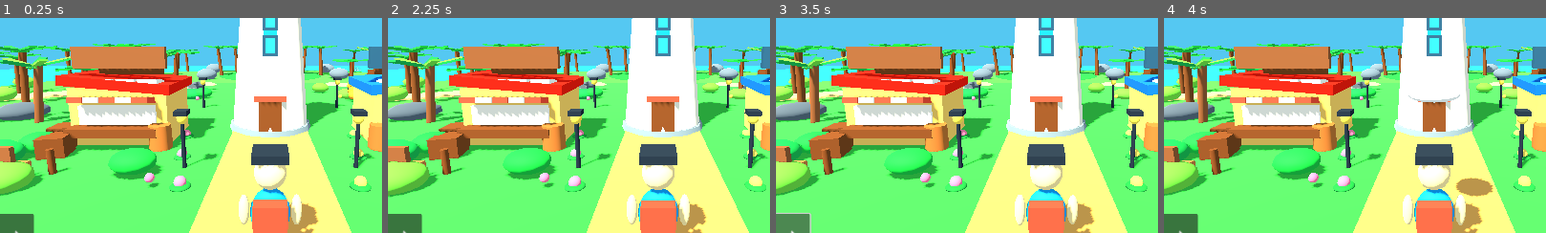
Above: before the commit, frames 1-4 (left to right).
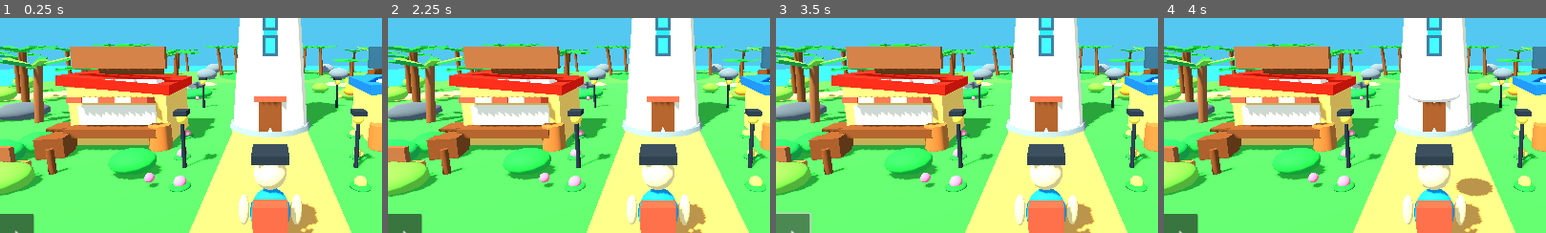
Above: after the commit, the same moments.

Repository: ksotik22/Catch-a-Mutant
Game: Godot game, scene res://scenes/main.tscn
Same seed, same stepped clock (60 frames per second), same inputs: the game is played once before the commit and once after it.
Inputs:
- Up to frame 1 (0.25 s): no input
- Up to frame 2 (2.25 s): click "↑" at 0.5 s; click "↓" at 1.25 s; click "←" at 2 s
- Up to frame 3 (3.5 s): click "→" at 2.75 s
- Up to frame 4 (4 s): click "СЕТЬ" at 3.5 s
The pictures show only the part of the screen within x 15-65%, y 32-82%; the shares and areas given below are measured in that part.

The runs differ from the first frame. In frame 1, 0.1% of the frame differs, in the area x 89-95%, y 23-40%; in frame 2, 0.2%, in the area x 90-94%, y 27-39%; in frame 3, 0.1%; in frame 4, 0.1%.
Error after the commit: Parse Error: Cannot infer the type of "flee_bonus" variable because the value doesn't have a set type. (res://scripts/creature.gd:154)

Commit message:
Add fleeing AI mutations and zone bonuses

Diff:
--- a/scripts/creature.gd
+++ b/scripts/creature.gd
@@ -12,19 +12,28 @@
 var rarity_name := "Обычный"
 var rarity_multiplier: int = 1
 var rarity_color := Color("e8e8e8")
+var mutation_name := ""
+var mutation_multiplier: int = 1
+var mutation_color := Color.WHITE
+var zone_multiplier: int = 1
+var zone_name := "Центр"
 var name_label: Label3D
+var player: CharacterBody3D
 
 func _ready() -> void:
     collision_layer = 4
     collision_mask = 1
     origin = global_position
+    player = get_tree().current_scene.get_node_or_null("Player") as CharacterBody3D
     _upgrade_collision()
     _ensure_name_label()
+    _detect_zone()
     _roll_rarity()
+    _roll_mutation()
+    _update_name_label()
     _pick_target()
 
 func _upgrade_collision() -> void:
-    # Also enlarges the original Cat Loaf hitbox from main.tscn.
     var collision := get_node_or_null("Collision") as CollisionShape3D
     if collision != null:
         var shape := CapsuleShape3D.new()
@@ -45,10 +54,26 @@
     name_label.billboard = BaseMaterial3D.BILLBOARD_ENABLED
     name_label.no_depth_test = false
     name_label.fixed_size = false
-    name_label.pixel_size = 0.0032
+    name_label.pixel_size = 0.0027
+
+func _detect_zone() -> void:
+    var p := origin
+    if p.z < -23.0:
+        zone_name = "Руины"
+        zone_multiplier = 3
+    elif p.x > 14.0:
+        zone_name = "Скалы"
+        zone_multiplier = 2
+    elif p.x < -14.0:
+        zone_name = "Джунгли"
+        zone_multiplier = 2
+    else:
+        zone_name = "Центр"
+        zone_multiplier = 1
 
 func _roll_rarity() -> void:
-    var roll := randf() * 100.0
+    var bonus := float(zone_multiplier - 1) * 5.0
+    var roll := randf() * 100.0 - bonus
     if roll < 1.0:
         rarity_name = "Мифический"
         rarity_multiplier = 15
@@ -69,17 +94,44 @@
         rarity_name = "Обычный"
         rarity_multiplier = 1
         rarity_color = Color("e8e8e8")
-    _update_name_label()
+
+func _roll_mutation() -> void:
+    mutation_name = ""
+    mutation_multiplier = 1
+    mutation_color = Color.WHITE
+    var roll := randf() * 100.0
+    if roll < 2.0:
+        mutation_name = "Электро"
+        mutation_multiplier = 5
+        mutation_color = Color("62dfff")
+    elif roll < 6.0:
+        mutation_name = "Огненный"
+        mutation_multiplier = 3
+        mutation_color = Color("ff7043")
+    elif roll < 14.0:
+        mutation_name = "Золотой"
+        mutation_multiplier = 2
+        mutation_color = Color("ffd84a")
+    _apply_mutation_visual()
+
+func _apply_mutation_visual() -> void:
+    if mutation_name.is_empty():
+        return
+    for child in get_children():
+        if child is MeshInstance3D:
+            child.modulate = mutation_color
 
 func _update_name_label() -> void:
     if name_label == null:
         return
-    name_label.text = "%s\n%s  •  x%d" % [creature_name, rarity_name, rarity_multiplier]
-    name_label.modulate = rarity_color
-    name_label.font_size = 24
+    var extra := ""
+    if not mutation_name.is_empty():
+        extra = "  %s x%d" % [mutation_name, mutation_multiplier]
+    name_label.text = "%s\n%s x%d%s" % [creature_name, rarity_name, rarity_multiplier, extra]
+    name_label.modulate = mutation_color if not mutation_name.is_empty() else rarity_color
+    name_label.font_size = 22
     name_label.outline_modulate = Color("161b22")
     name_label.outline_size = 4
-    name_label.pixel_size = 0.0032
 
 func can_be_caught(net_level: int) -> bool:
     return net_level >= required_net_level and not caught
@@ -89,19 +141,36 @@
         return
     if not is_on_floor():
         velocity += get_gravity() * delta
-    var flat_target := Vector3(target.x, global_position.y, target.z)
-    var direction := global_position.direction_to(flat_target)
-    if global_position.distance_to(flat_target) > 0.6:
-        velocity.x = direction.x * wander_speed
-        velocity.z = direction.z * wander_speed
-        if direction.length() > 0.1:
-            rotation.y = atan2(direction.x, direction.z)
-    else:
-        velocity.x = 0.0
-        velocity.z = 0.0
-        wait_time -= delta
-        if wait_time <= 0.0:
-            _pick_target()
+
+    var fleeing := false
+    if player != null:
+        var distance_to_player := global_position.distance_to(player.global_position)
+        var notice_distance := 4.0 + float(rarity_multiplier) * 0.35
+        if rarity_multiplier >= 2 and distance_to_player < notice_distance:
+            fleeing = true
+            var away := player.global_position.direction_to(global_position)
+            away.y = 0.0
+            away = away.normalized()
+            var flee_bonus := 1.25 + min(float(rarity_multiplier) * 0.06, 0.8)
+            velocity.x = away.x * wander_speed * flee_bonus
+            velocity.z = away.z * wander_speed * flee_bonus
+            if away.length() > 0.1:
+                rotation.y = atan2(away.x, away.z)
+
+    if not fleeing:
+        var flat_target := Vector3(target.x, global_position.y, target.z)
+        var direction := global_position.direction_to(flat_target)
+        if global_position.distance_to(flat_target) > 0.6:
+            velocity.x = direction.x * wander_speed
+            velocity.z = direction.z * wander_speed
+            if direction.length() > 0.1:
+                rotation.y = atan2(direction.x, direction.z)
+        else:
+            velocity.x = 0.0
+            velocity.z = 0.0
+            wait_time -= delta
+            if wait_time <= 0.0:
+                _pick_target()
     move_and_slide()
 
 func _pick_target() -> void:
@@ -115,9 +184,10 @@
         return false
     caught = true
     var state = get_tree().current_scene.get_node_or_null("GameState")
+    var value := 10 * rarity_multiplier * mutation_multiplier * zone_multiplier
     if state != null:
-        state.add_catch(10 * rarity_multiplier)
-    print("Пойман: ", creature_name, " [", rarity_name, "] x", rarity_multiplier)
+        state.add_catch(value)
+    print("Пойман: ", creature_name, " [", rarity_name, "] ", mutation_name, " = ", value)
     _respawn_after_delay()
     return true
 
@@ -133,4 +203,6 @@
     visible = true
     caught = false
     _roll_rarity()
+    _roll_mutation()
+    _update_name_label()
     _pick_target()
